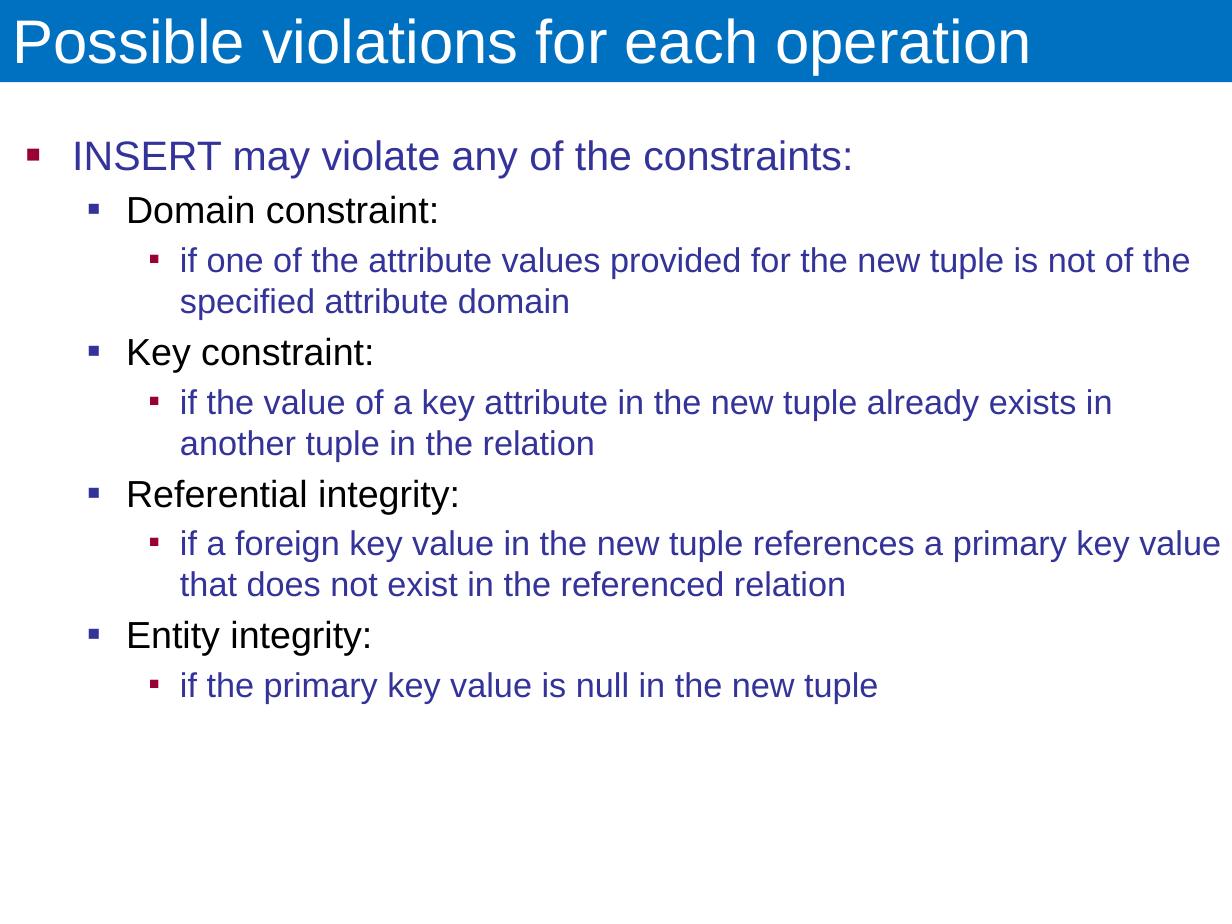
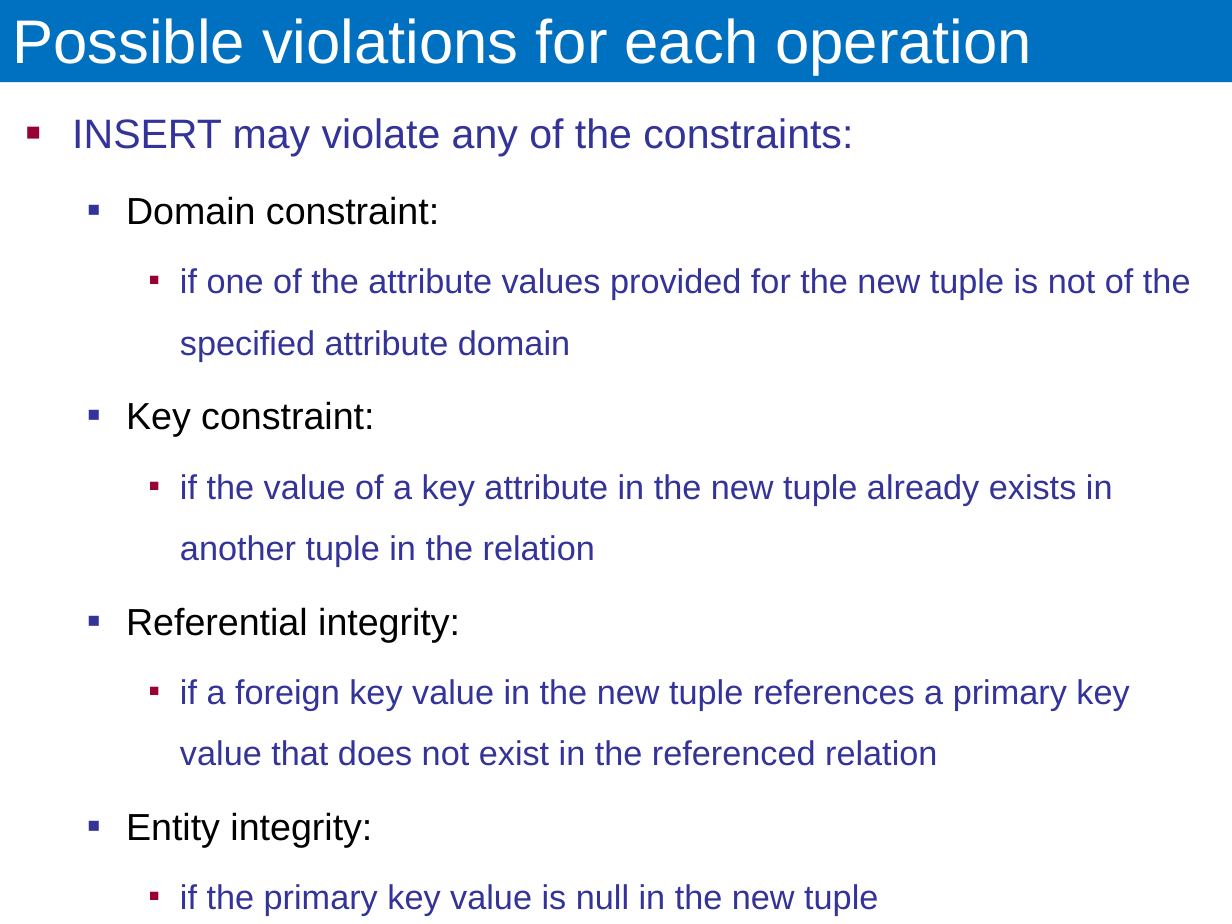
Before and after one commit to ECEG4191/Lecture-Slides, a slide deck: slide 56 of 2. Relational Model.pptx (slide 60 before the commit). Drawn at 1232x924 pixels with LibreOffice and Linux fonts; fonts in the diff are those of the drawing. Boxes give left, top, right and bottom in pixels: in the first picture for what was removed or moved away, otherwise in the second. Text is boxed around its words. In the diff, an @@ line names an element or a change of style, - is before the commit and + after.

```diff
--- a/2. Relational Model.pptx
+++ b/2. Relational Model.pptx
@@ text "INSERT may violate any of ...": place and size @@
-text "INSERT may violate any of ..." at [72, 140, 1221, 703]
+text "INSERT may violate any of ..." at [72, 118, 1191, 916]
@@ text "INSERT may violate any of ..." at [72, 118, 1191, 916]: line spacing 1 to 1.5 @@
```
Also in this commit, not shown: 13 other slides changed, 4 slides removed, 1 other file.
